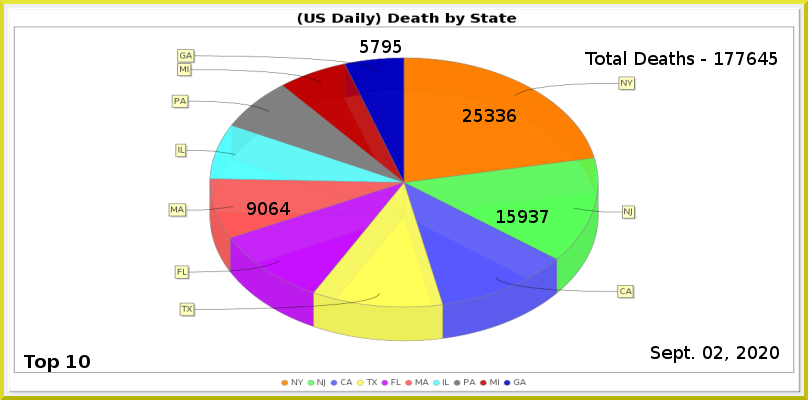
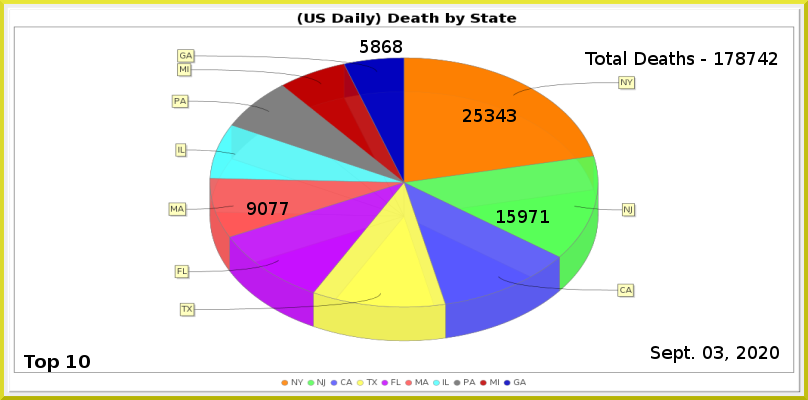
Revision of a layered 808 x 400 image; what changed, layer by layer:
painted on "Least" over [371, 40, 402, 53]
painted on "MA" over [269, 202, 290, 215]
painted on "NJ" over [529, 210, 549, 223]
painted on "NY" over [496, 109, 516, 122]
renamed "Total Deaths - 177645" to "Total Deaths - 178742", painted on it over [736, 52, 778, 65]
painted on "Current Date" over [714, 346, 723, 359]
painted on "Death_by_State.png" over [168, 49, 637, 342]
